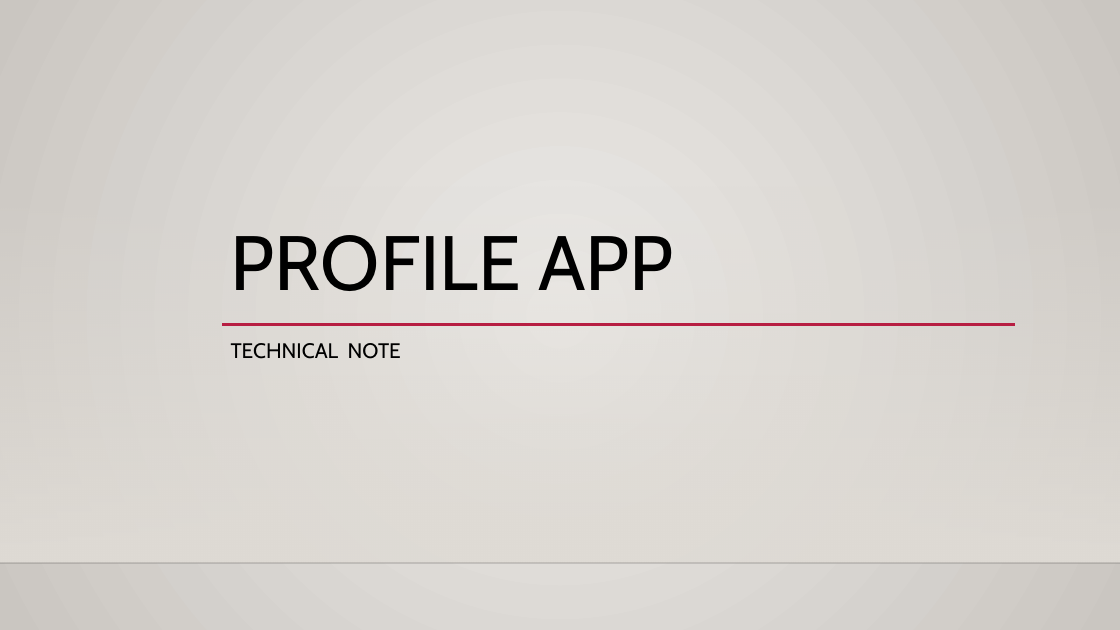
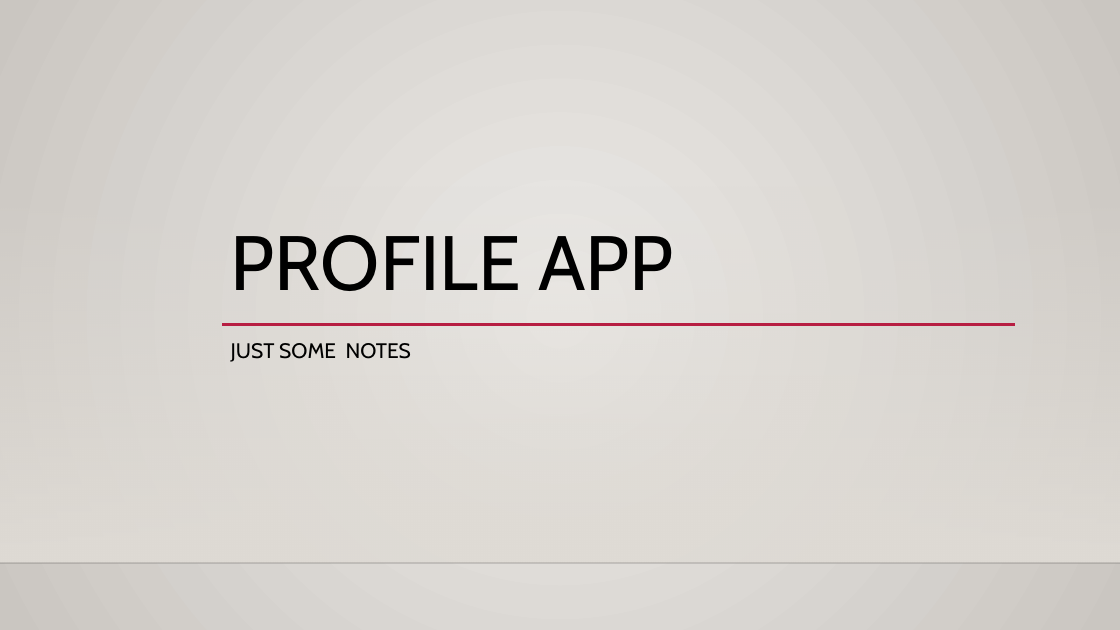
Before and after one commit to SamphorsKhlok/UsersApp, a slide deck: slide 1 of Docs/Profile App Note.pptx. Drawn at 1120x630 pixels with LibreOffice and Linux fonts; fonts in the diff are those of the drawing; background and template pictures are left out. Boxes give left, top, right and bottom in pixels: in the first picture for what was removed or moved away, otherwise in the second. Text is boxed around its words. In the diff, an @@ line names an element or a change of style, - is before the commit and + after.

```diff
--- a/Docs/Profile App Note.pptx
+++ b/Docs/Profile App Note.pptx
@@ subtitle at [231,343,411,362]: text changed @@
-TECHNICAL NOTE
+JUST SOME NOTES
```
Also in this commit, not shown: 1 other slide changed, 7 slides added, 1 other file.
